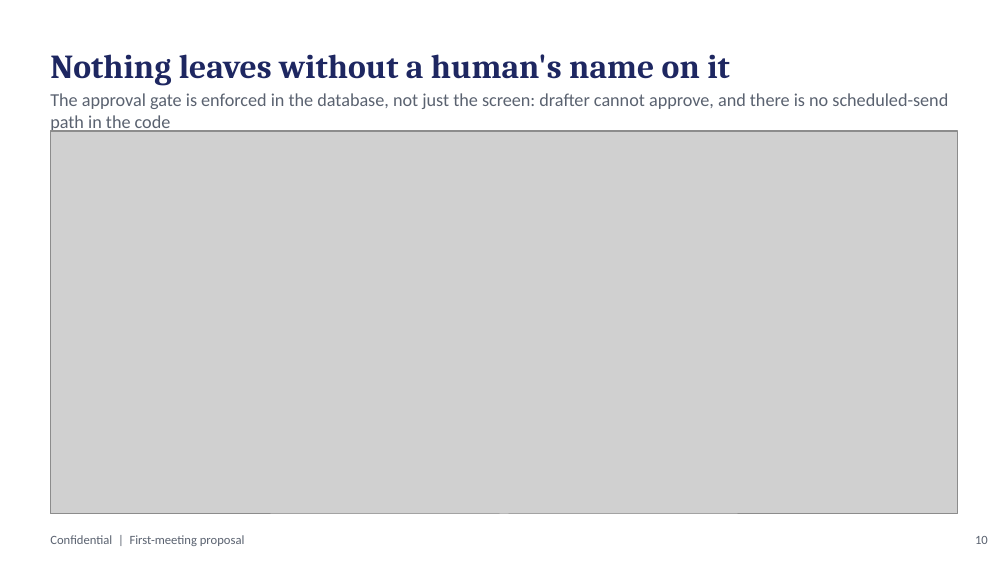
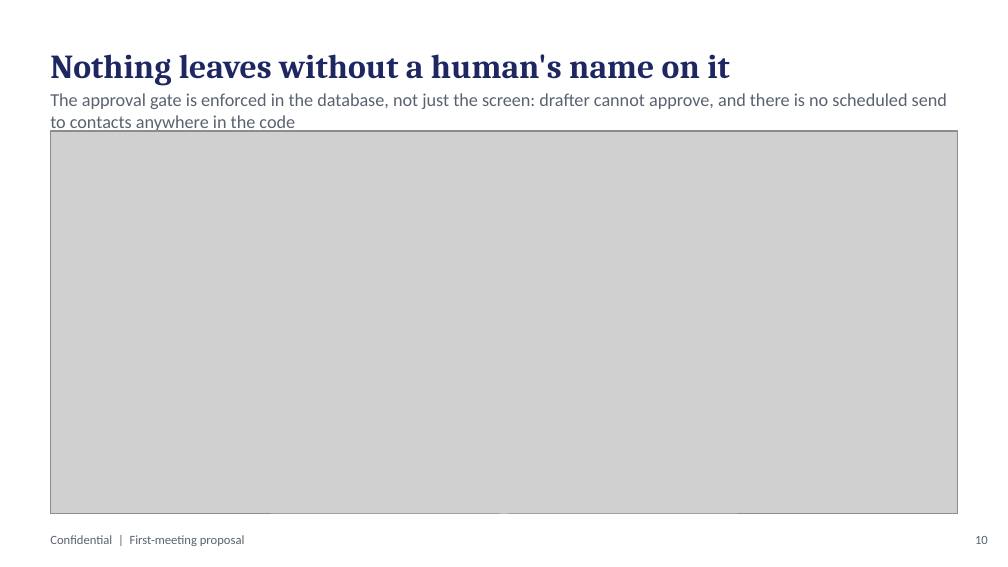
Before and after one commit to deepakbanarjee/CRM, a slide deck: slide 10 of proposal/02_First_Meeting_Presentation.pptx. Drawn at 1008x567 pixels with LibreOffice and Linux fonts; fonts in the diff are those of the drawing; grey boxes stand for pictures. Boxes give left, top, right and bottom in pixels: in the first picture for what was removed or moved away, otherwise in the second. Text is boxed around its words. In the diff, an @@ line names an element or a change of style, - is before the commit and + after.

```diff
--- a/proposal/02_First_Meeting_Presentation.pptx
+++ b/proposal/02_First_Meeting_Presentation.pptx
@@ text at (50, 93, 947, 133): text changed @@
-The approval gate is enforced in the database, not just the screen: drafter cannot approve, and there is no scheduled-send path in the code
+The approval gate is enforced in the database, not just the screen: drafter cannot approve, and there is no scheduled send to contacts anywhere in the code
```
Also in this commit, not shown: 17 other files.
